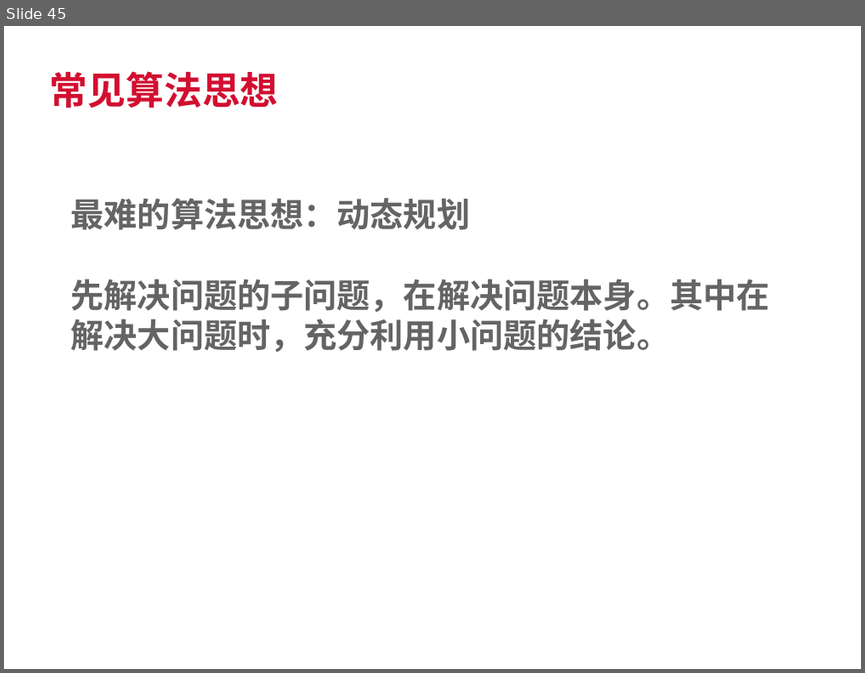
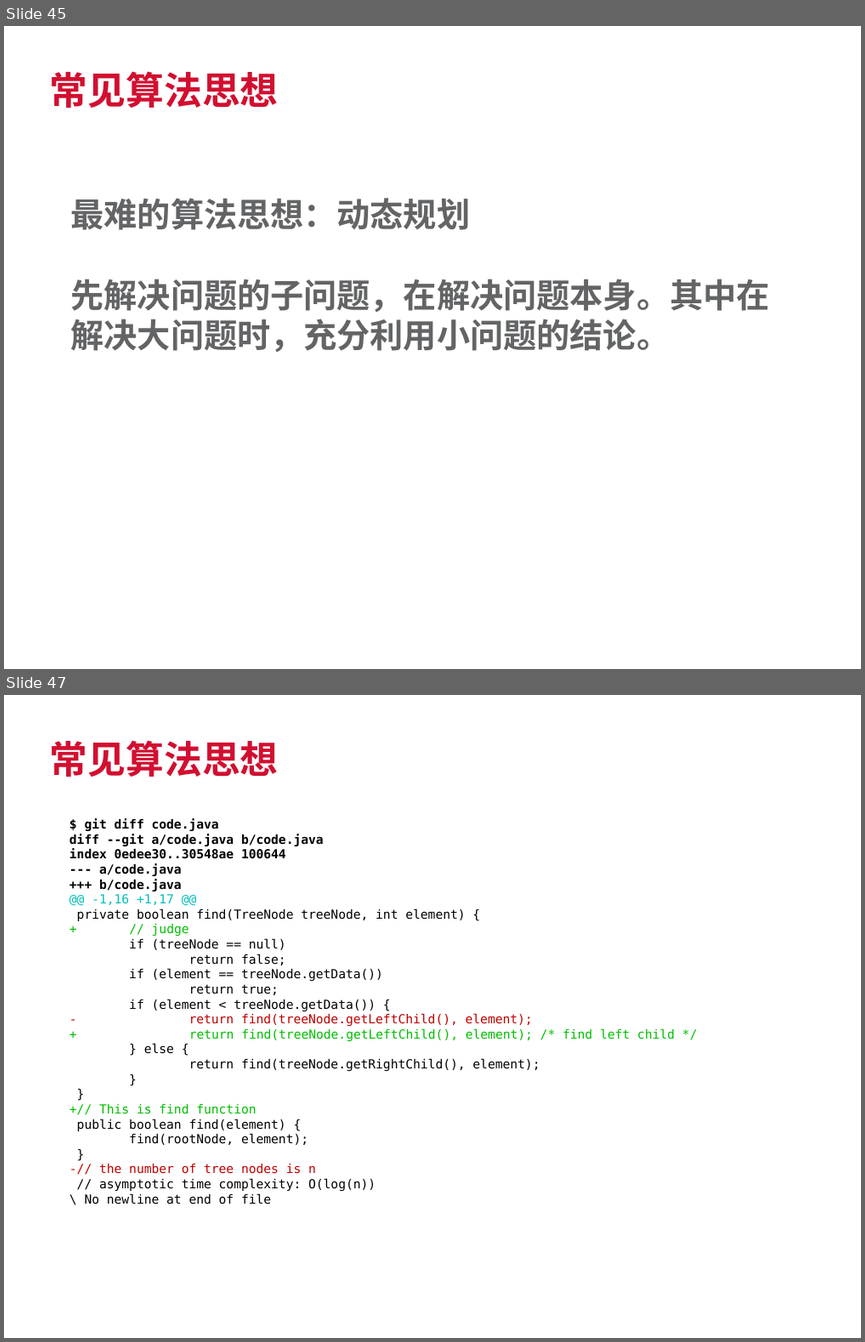
Before and after one commit to SherlockGn/documents, a slide deck: trendmicro template.pptx. Shown one above the other, each under a label of ours: slide 45 before the commit, slides 45 and 47 after it; the slides between them are not shown. The pictures are 865x673 and 865x1342 pixels, drawn with LibreOffice and Linux fonts; fonts in the diff are those of the drawing; background and template pictures are left out. Boxes give left, top, right and bottom in pixels: in the first picture for what was removed or moved away, otherwise in the second. Text is boxed around its words. In the diff, an @@ line names an element or a change of style, - is before the commit and + after.

```diff
--- a/trendmicro template.pptx
+++ b/trendmicro template.pptx
@@ slide 47 added at bbox=[4, 695, 861, 1338], background #FFFFFF @@
@@ title added at bbox=[50, 740, 279, 777], 32 pt, text #D20F30, bold @@
+常见算法思想
@@ text added at bbox=[69, 818, 675, 1204], 10.5 pt, text #000000 @@
+$ git diff code.java
+diff --git a/code.java b/code.java
+index 0edee30..30548ae 100644
+--- a/code.java
++++ b/code.java
+@@ -1,16 +1,17 @@
+private boolean find(TreeNode treeNode, int element) {
++ // judge
+if (treeNode == null)
+return false;
+if (element == treeNode.getData())
+return true;
+if (element < treeNode.getData()) {
+- return find(treeNode.getLeftChild(), element);
++ return find(treeNode.getLeftChild(), element); /* find left child */
+} else {
+return find(treeNode.getRightChild(), element);
+}
+}
++// This is find function
+public boolean find(element) {
+find(rootNode, element);
+}
+-// the number of tree nodes is n
+// asymptotic time complexity: O(log(n))
+\ No newline at end of file
@@ text added at bbox=[10, 1309, 112, 1329], 9 pt, text #FFFFFF @@
+04/25/2016
```
Also in this commit, not shown: 2 slides changed, 4 other slides added, 2 other files.
